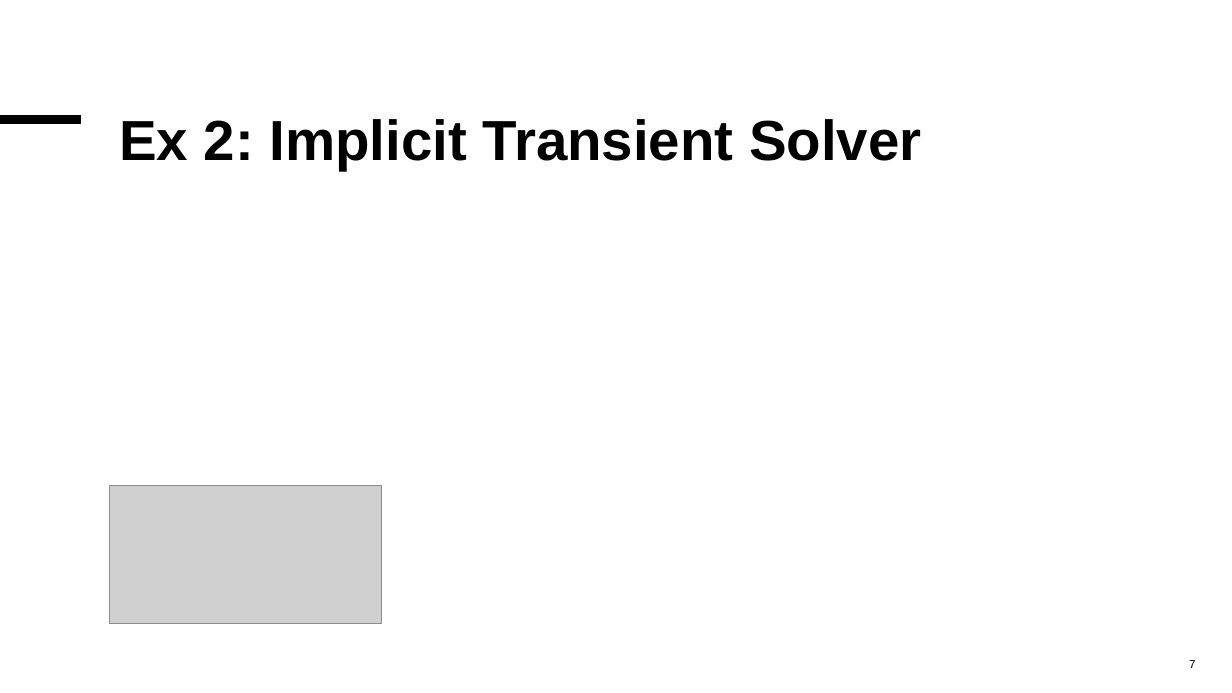
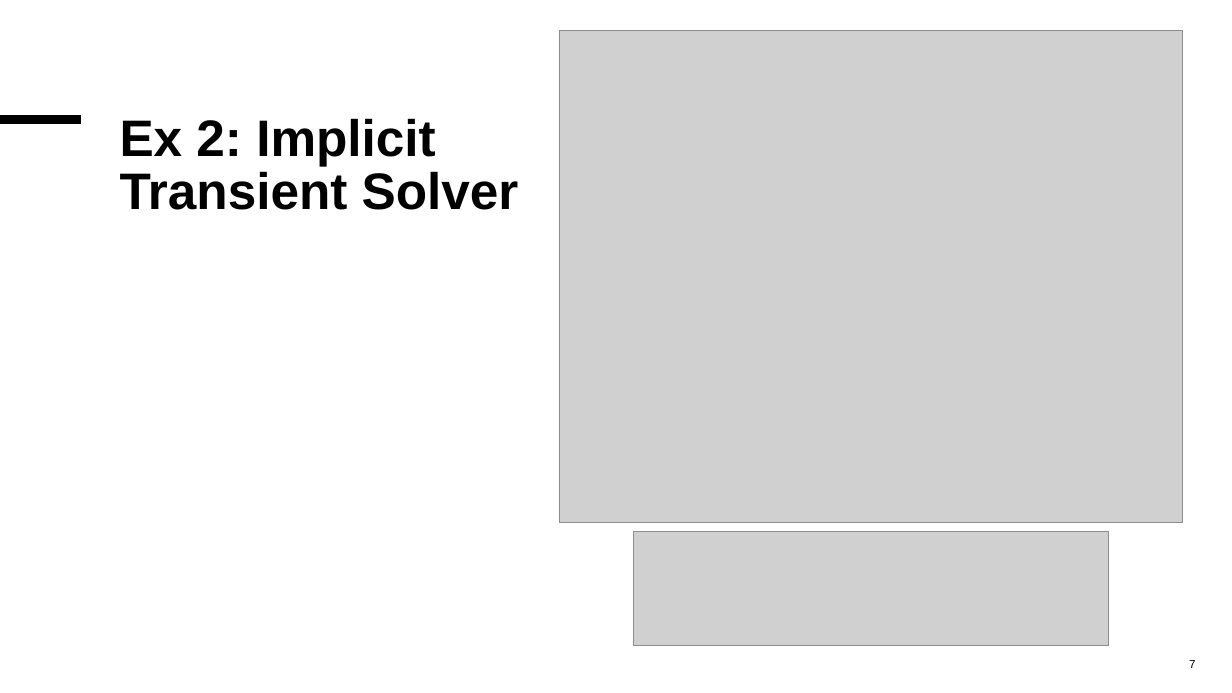
Before and after one commit to MalleBallen/Torgrim-og-Malvin-Gruppeprosjekt, a slide deck: slide 7 of project2/Project 2 Can you hear a reservoir.pptx. Drawn at 1232x693 pixels with LibreOffice and Linux fonts; fonts in the diff are those of the drawing; grey boxes stand for pictures. Boxes give left, top, right and bottom in pixels: in the first picture for what was removed or moved away, otherwise in the second. Text is boxed around its words. In the diff, an @@ line names an element or a change of style, - is before the commit and + after.

Commit message:
final ppt with added code slides and images

```diff
--- a/project2/Project 2 Can you hear a reservoir.pptx
+++ b/project2/Project 2 Can you hear a reservoir.pptx
@@ picture added at bbox=[560, 30, 1183, 523] @@
@@ title "Ex 2: Implicit Transient Solver" at bbox=[120, 118, 519, 210]: size 44 to 40 pt @@
@@ picture removed at bbox=[110, 485, 382, 624] @@
@@ picture added at bbox=[634, 531, 1110, 646] @@
@@ page number at bbox=[1189, 660, 1195, 668]: more space between paragraphs @@
```
Also in this commit, not shown: 10 other slides changed, 1 slide added.
